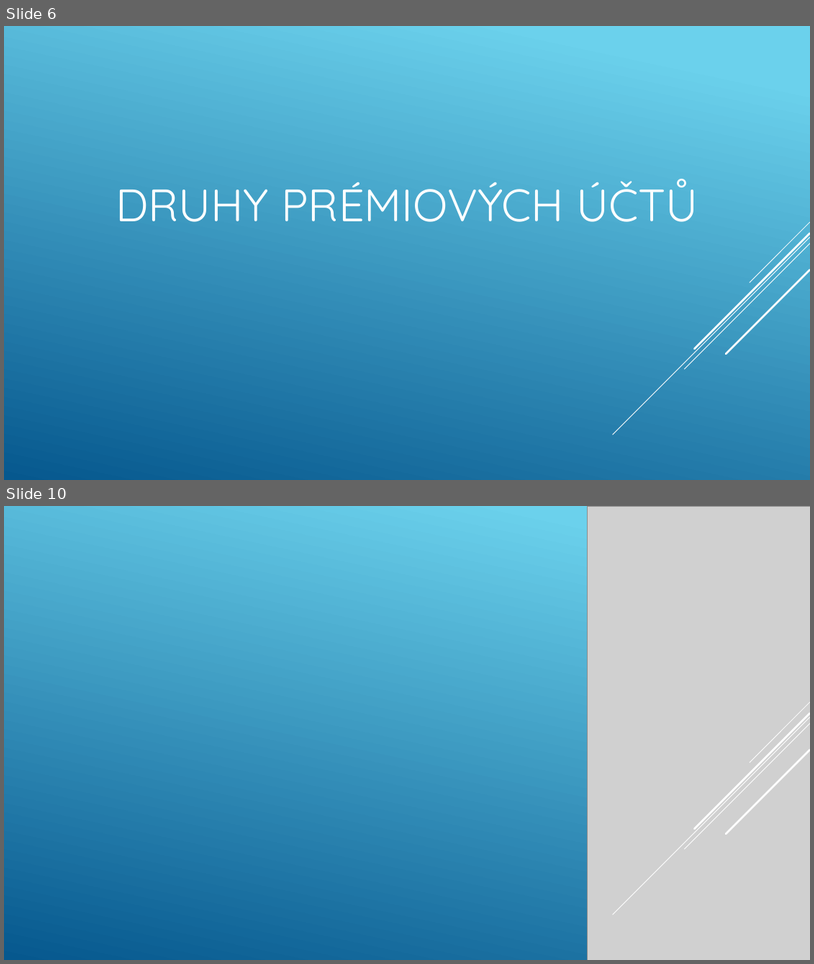
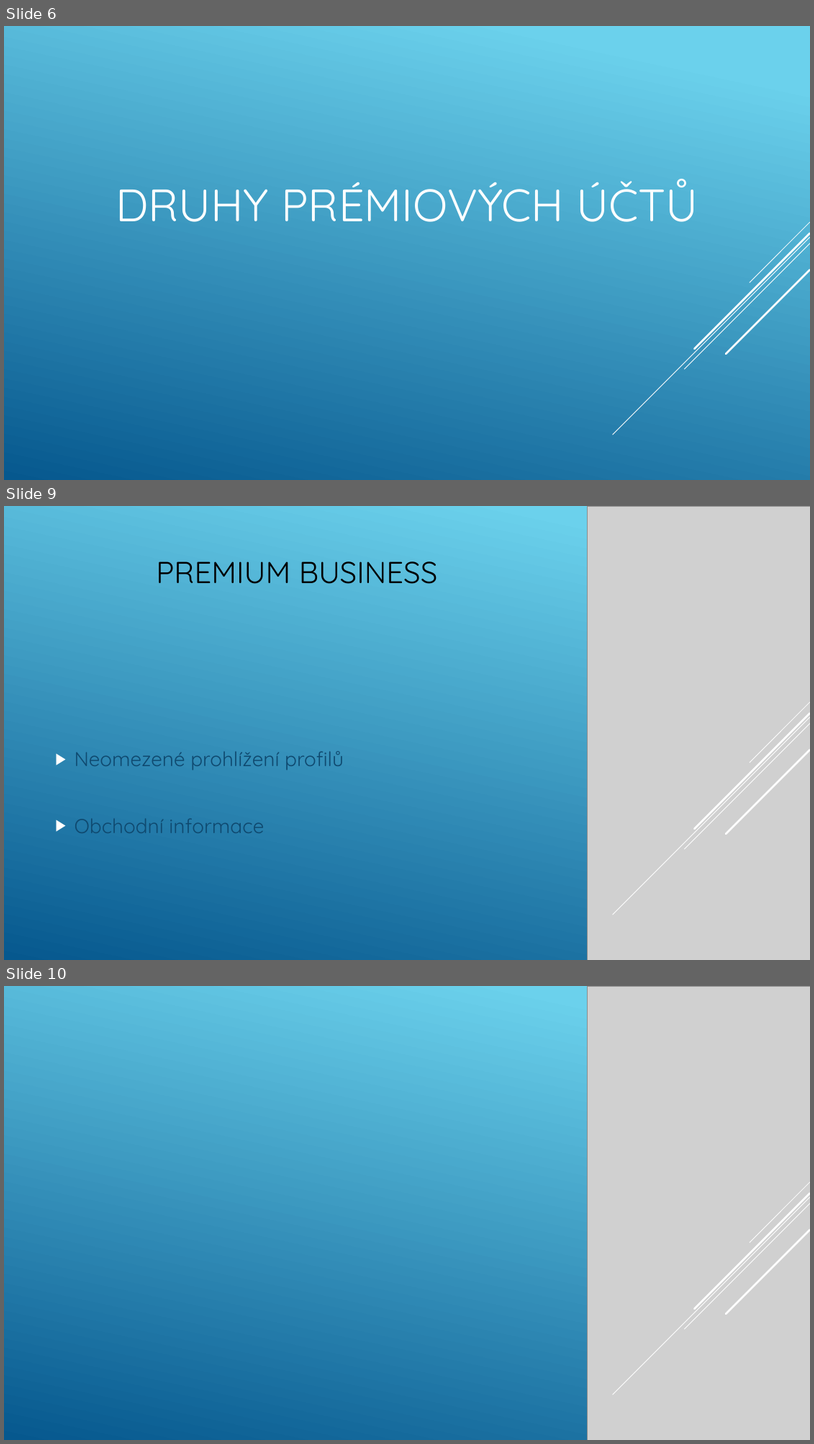
Before and after one commit to Jelenos69/I11-prezentace-Jel-nek, a slide deck: Jelinek.pptx. Shown one above the other, each under a label of ours: slides 6 and 10 before the commit, slides 6, 9 and 10 after it; the slides between them are not shown. The pictures are 814x964 and 814x1444 pixels, drawn with LibreOffice and Linux fonts; fonts in the diff are those of the drawing; grey boxes stand for pictures. Boxes give left, top, right and bottom in pixels: in the first picture for what was removed or moved away, otherwise in the second. Text is boxed around its words. In the diff, an @@ line names an element or a change of style, - is before the commit and + after.

```diff
--- a/Jelinek.pptx
+++ b/Jelinek.pptx
@@ slide 9 added at [4,506,810,960], background gradient #6ED2EB to #06588E @@
@@ picture added at [588,506,810,960] @@
@@ title added at [156,561,438,584], 36 pt, text #000000 @@
+PREMIUM BUSINESS
@@ text added at [75,751,344,833], 24 pt, text #0F496F @@
+▶ Neomezené prohlížení profilů
+▶ Obchodní informace
@@ group added at [613,702,810,914]: 5 lines @@
```
Also in this commit, not shown: 1 slide changed, 8 other slides added, 11 slides removed.
